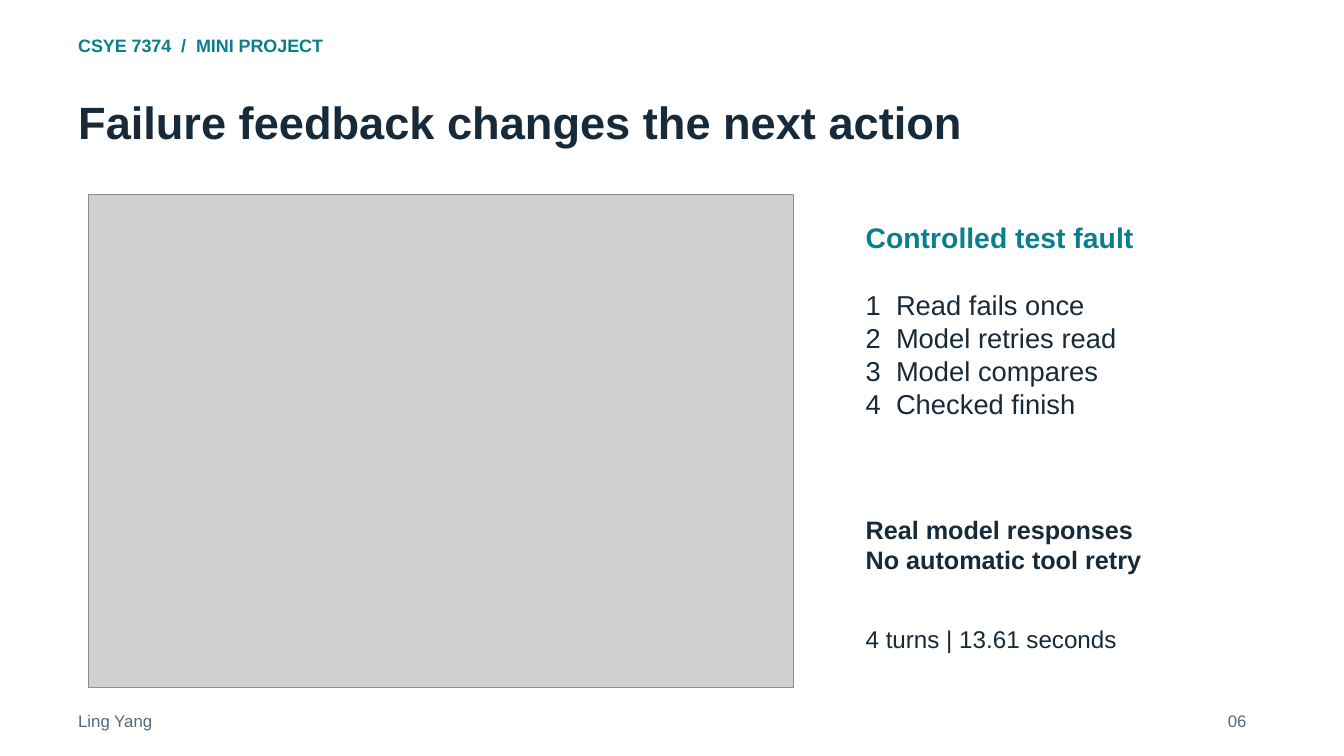
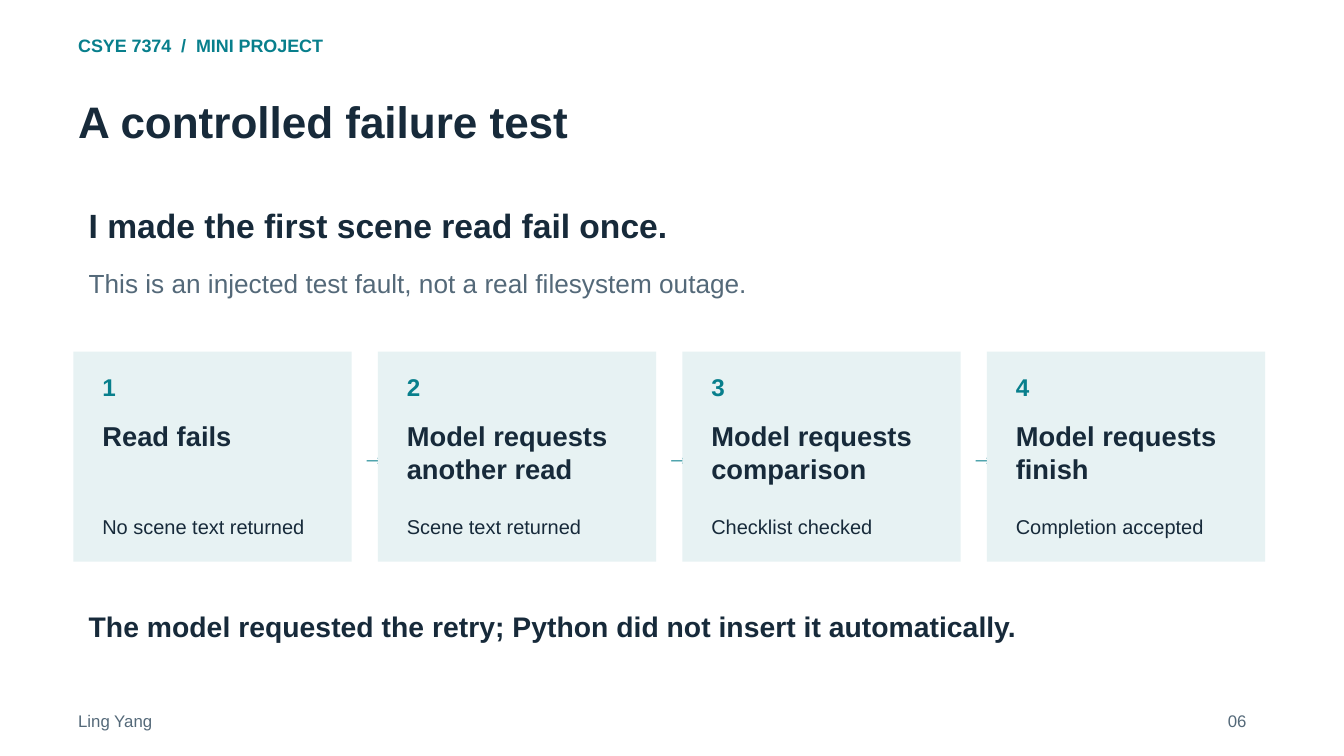
Before and after one commit to ling0021/script-production-checklist-agent, a slide deck: slide 6 of deliverables/Project_Presentation.pptx. Drawn at 1344x756 pixels with LibreOffice and Linux fonts; fonts in the diff are those of the drawing; grey boxes stand for pictures. Boxes give left, top, right and bottom in pixels: in the first picture for what was removed or moved away, otherwise in the second. Text is boxed around its words. In the diff, an @@ line names an element or a change of style, - is before the commit and + after.

```diff
--- a/deliverables/Project_Presentation.pptx
+++ b/deliverables/Project_Presentation.pptx
@@ text at [78,106,568,139]: text changed; size 32.2 to 31.5 pt @@
-Failure feedback changes the next action
+A controlled failure test
@@ picture removed at [89,195,793,689] @@
@@ text added at [89,213,667,239], 24 pt, text #172A3A, bold @@
+I made the first scene read fail once.
@@ text at [89,274,746,299]: text changed; size 20.2 to 18.8 pt; text colour #087F8C to #546979; bold off @@
-Controlled test fault
+This is an injected test fault, not a real filesystem outage.
@@ text removed at [866,295,1117,415] @@
-1 Read fails once
-2 Model retries read
-3 Model compares
-4 Checked finish
@@ rectangle added at [74,352,352,562], fill #E7F2F3 @@
@@ rectangle added at [378,352,656,562], fill #E7F2F3 @@
@@ rectangle added at [683,352,961,562], fill #E7F2F3 @@
@@ rectangle added at [987,352,1265,562], fill #E7F2F3 @@
@@ text added at [102,379,115,396], 17.2 pt, text #087F8C, bold @@
+1
@@ text added at [407,379,420,396], 17.2 pt, text #087F8C, bold @@
+2
@@ text added at [711,379,724,397], 17.2 pt, text #087F8C, bold @@
+3
@@ text added at [1016,379,1029,396], 17.2 pt, text #087F8C, bold @@
+4
@@ text added at [102,426,232,447], 19.5 pt, text #172A3A, bold @@
+Read fails
@@ text added at [352,436,378,483], 18 pt, text #087F8C, bold @@
+→
@@ text added at [407,426,607,480], 19.5 pt, text #172A3A, bold @@
+Model requests
+another read
@@ text added at [656,436,683,483], 18 pt, text #087F8C, bold @@
+→
@@ text added at [711,426,912,484], 19.5 pt, text #172A3A, bold @@
+Model requests
+comparison
@@ text added at [961,436,987,483], 18 pt, text #087F8C, bold @@
+→
@@ text added at [1016,426,1216,480], 19.5 pt, text #172A3A, bold @@
+Model requests
+finish
@@ text added at [102,519,304,534], 14.2 pt, text #172A3A @@
+No scene text returned
@@ text added at [407,519,581,534], 14.2 pt, text #172A3A @@
+Scene text returned
@@ text added at [711,519,872,534], 14.2 pt, text #172A3A @@
+Checklist checked
@@ text removed at [866,520,1141,575] @@
-Real model responses
-No automatic tool retry
@@ text added at [1016,519,1203,538], 14.2 pt, text #172A3A @@
+Completion accepted
@@ text added at [89,616,1016,642], 20.2 pt, text #172A3A, bold @@
+The model requested the retry; Python did not insert it automatically.
@@ text removed at [866,630,1116,649] @@
-4 turns | 13.61 seconds
```
Also in this commit, not shown: 5 other slides changed, 2 slides added, 2 slides removed, 1 other file.
